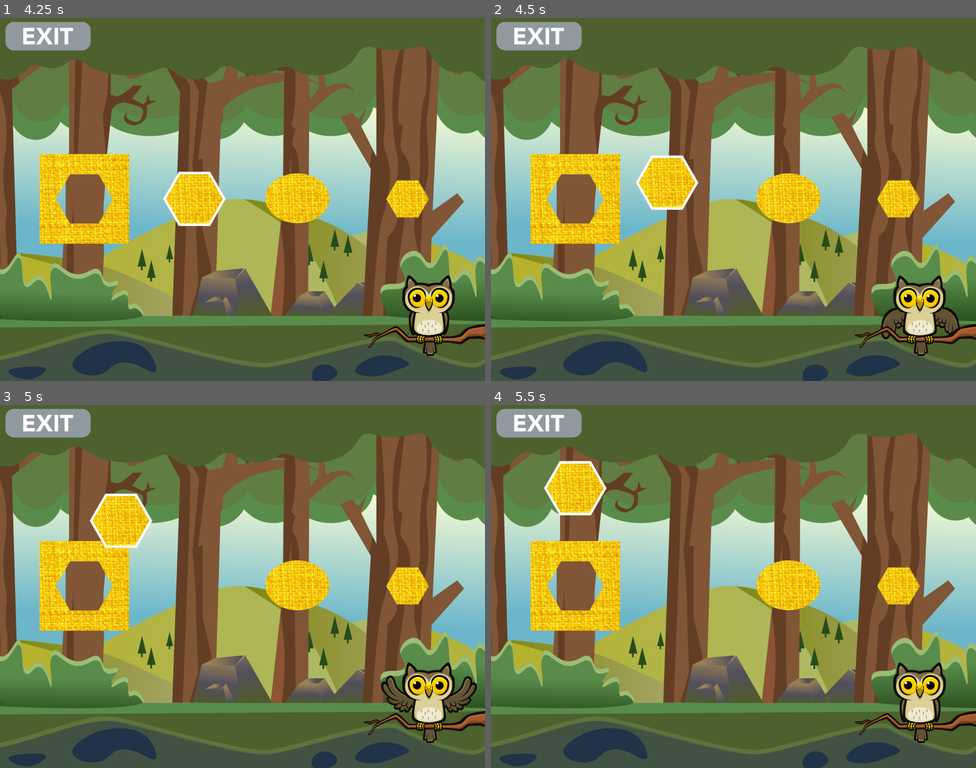
Above: before the commit, frames 1-4 (two rows, left to right).
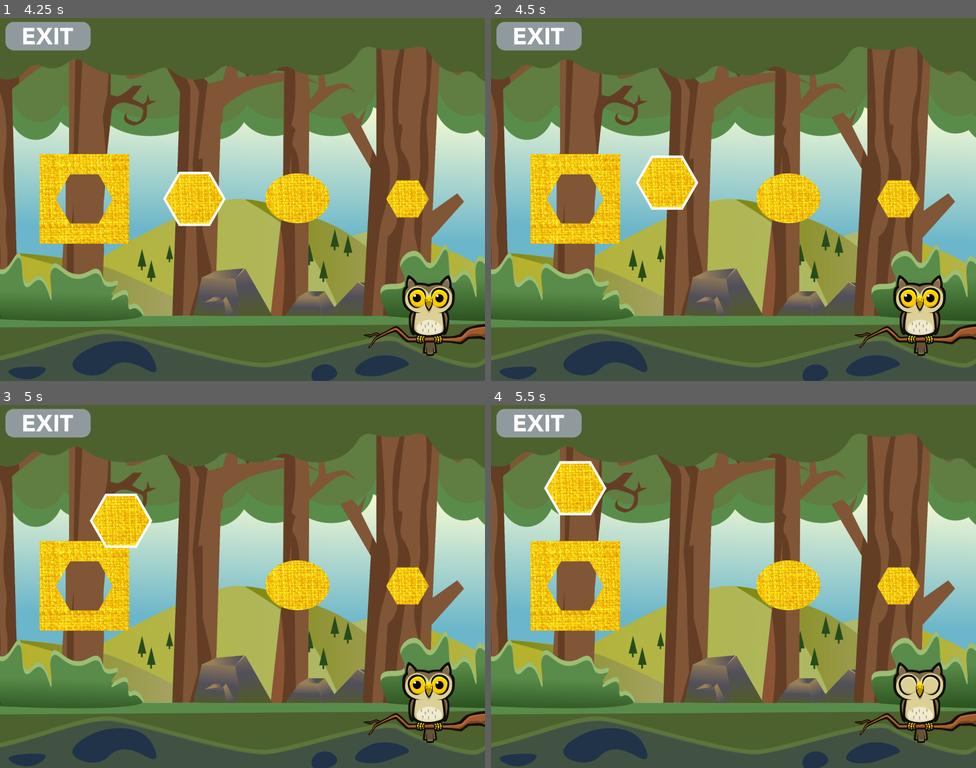
Above: after the commit, the same moments.

Repository: efor0004/spatial-fyp
Game: Godot game, scene res://Main Menu.tscn
Same seed, same stepped clock (60 frames per second), same inputs: the game is played once before the commit and once after it.
Inputs (mouse positions are in pixels of both pictures, inside the frame that each line leads up to):
- Up to frame 1 (4.25 s): click (242, 199) at 0.5 s; drag from (97, 123) to (242, 123) at 1.27 s; click "Begin as character 1" at 2 s; click (130, 199) at 2.75 s; click (451, 351) at 3.5 s
- Up to frame 2 (4.5 s): tap Enter at 4.25 s; drag from (685, 199) to (898, 199) at 4.27 s
- Up to frame 3 (5 s): no input
- Up to frame 4 (5.5 s): move the mouse to (786, 586) at 5.02 s; click (786, 586) at 5.17 s

Frame 1 is identical in both runs. In frame 2, 0.7% of the frame differs, in the area x 80-97%, y 70-89%; in frame 3, 1.0%, in the area x 78-99%, y 70-88%; in frame 4, 0.4%.

Commit message:
QUILT: Add audio feedback for incorrect answers

Diff:
--- /dev/null
+++ b/quilt/app/BackgroundMusic.tscn
@@ -0,0 +1,11 @@
+[gd_scene load_steps=3 format=2]
+
+[ext_resource path="res://assets/audio/background.wav" type="AudioStream" id=1]
+[ext_resource path="res://scripts/BackgroundMusic.gd" type="Script" id=2]
+
+[node name="BackgroundMusic" type="AudioStreamPlayer"]
+stream = ExtResource( 1 )
+volume_db = -20.0
+autoplay = true
+script = ExtResource( 2 )
+[connection signal="finished" from="." to="." method="_on_BackgroundMusic_finished"]
--- a/quilt/app/Game.tscn
+++ b/quilt/app/Game.tscn
@@ -141,7 +141,6 @@
 [ext_resource path="res://scripts/Background.gd" type="Script" id=139]
 [ext_resource path="res://assets/sprites/characters/5/extended_branch.png" type="Texture" id=140]
 [ext_resource path="res://scripts/game/AudioFeedbackPlayer.gd" type="Script" id=141]
-[ext_resource path="res://assets/audio/background.wav" type="AudioStream" id=142]
 
 [sub_resource type="CanvasItemMaterial" id=1]
 light_mode = 2
@@ -224,6 +223,20 @@
 "method": "play_audio_feedback"
 } ]
 }
+tracks/6/type = "method"
+tracks/6/path = NodePath("../Character")
+tracks/6/interp = 1
+tracks/6/loop_wrap = true
+tracks/6/imported = false
+tracks/6/enabled = true
+tracks/6/keys = {
+"times": PoolRealArray( 5.5 ),
+"transitions": PoolRealArray( 1 ),
+"values": [ {
+"args": [  ],
+"method": "on_correct_option"
+} ]
+}
 
 [sub_resource type="Animation" id=3]
 resource_name = "Incorrect"
@@ -287,6 +300,34 @@
 "transitions": PoolRealArray( 1, 1, 1, 1, 1 ),
 "update": 1,
 "values": [ false, true, true, false, false ]
+}
+tracks/5/type = "method"
+tracks/5/path = NodePath("AudioFeedbackPlayer")
+tracks/5/interp = 1
+tracks/5/loop_wrap = true
+tracks/5/imported = false
+tracks/5/enabled = true
+tracks/5/keys = {
+"times": PoolRealArray( 4.5 ),
+"transitions": PoolRealArray( 1 ),
+"values": [ {
+"args": [ 1 ],
+"method": "play_audio_feedback"
+} ]
+}
+tracks/6/type = "method"
+tracks/6/path = NodePath("../Character")
+tracks/6/interp = 1
+tracks/6/loop_wrap = true
+tracks/6/imported = false
+tracks/6/enabled = true
+tracks/6/keys = {
+"times": PoolRealArray( 4.5 ),
+"transitions": PoolRealArray( 1 ),
+"values": [ {
+"args": [  ],
+"method": "on_incorrect_option"
+} ]
 }
 
 [sub_resource type="CanvasItemMaterial" id=4]
@@ -378,6 +419,20 @@
 "method": "play_audio_feedback"
 } ]
 }
+tracks/6/type = "method"
+tracks/6/path = NodePath("../Character")
+tracks/6/interp = 1
+tracks/6/loop_wrap = true
+tracks/6/imported = false
+tracks/6/enabled = true
+tracks/6/keys = {
+"times": PoolRealArray( 6.5 ),
+"transitions": PoolRealArray( 1 ),
+"values": [ {
+"args": [  ],
+"method": "on_correct_option"
+} ]
+}
 
 [sub_resource type="Animation" id=9]
 length = 10.0
@@ -441,6 +496,34 @@
 "transitions": PoolRealArray( 1, 1, 1, 1 ),
 "update": 1,
 "values": [ true, true, false, false ]
+}
+tracks/5/type = "method"
+tracks/5/path = NodePath("AudioFeedbackPlayer")
+tracks/5/interp = 1
+tracks/5/loop_wrap = true
+tracks/5/imported = false
+tracks/5/enabled = true
+tracks/5/keys = {
+"times": PoolRealArray( 5.5 ),
+"transitions": PoolRealArray( 1 ),
+"values": [ {
+"args": [ 2 ],
+"method": "play_audio_feedback"
+} ]
+}
+tracks/6/type = "method"
+tracks/6/path = NodePath("../Character")
+tracks/6/interp = 1
+tracks/6/loop_wrap = true
+tracks/6/imported = false
+tracks/6/enabled = true
+tracks/6/keys = {
+"times": PoolRealArray( 5.5 ),
+"transitions": PoolRealArray( 1 ),
+"values": [ {
+"args": [  ],
+"method": "on_incorrect_option"
+} ]
 }
 
 [sub_resource type="CanvasItemMaterial" id=10]
@@ -529,6 +612,20 @@
 "method": "play_audio_feedback"
 } ]
 }
+tracks/6/type = "method"
+tracks/6/path = NodePath("../Character")
+tracks/6/interp = 1
+tracks/6/loop_wrap = true
+tracks/6/imported = false
+tracks/6/enabled = true
+tracks/6/keys = {
+"times": PoolRealArray( 7.5 ),
+"transitions": PoolRealArray( 1 ),
+"values": [ {
+"args": [  ],
+"method": "on_correct_option"
+} ]
+}
 
 [sub_resource type="Animation" id=14]
 length = 11.0
@@ -592,6 +689,34 @@
 "transitions": PoolRealArray( 1, 1, 1, 1 ),
 "update": 1,
 "values": [ true, true, false, false ]
+}
+tracks/5/type = "method"
+tracks/5/path = NodePath("AudioFeedbackPlayer")
+tracks/5/interp = 1
+tracks/5/loop_wrap = true
+tracks/5/imported = false
+tracks/5/enabled = true
+tracks/5/keys = {
+"times": PoolRealArray( 6.5 ),
+"transitions": PoolRealArray( 1 ),
+"values": [ {
+"args": [ 3 ],
+"method": "play_audio_feedback"
+} ]
+}
+tracks/6/type = "method"
+tracks/6/path = NodePath("../Character")
+tracks/6/interp = 1
+tracks/6/loop_wrap = true
+tracks/6/imported = false
+tracks/6/enabled = true
+tracks/6/keys = {
+"times": PoolRealArray( 6.5 ),
+"transitions": PoolRealArray( 1 ),
+"values": [ {
+"args": [  ],
+"method": "on_incorrect_option"
+} ]
 }
 
 [sub_resource type="AtlasTexture" id=15]
@@ -1742,6 +1867,7 @@
 region_rect = Rect2( 1152, 0, 384, 384 )
 
 [node name="AudioFeedbackPlayer" type="AudioStreamPlayer" parent="Question"]
+volume_db = 5.0
 script = ExtResource( 141 )
 
 [node name="Progress Quilt" type="Sprite" parent="."]
@@ -1770,11 +1896,6 @@
 
 [node name="ForestBackground" type="Sprite" parent="."]
 script = ExtResource( 139 )
-
-[node name="BackgroundMusicPlayer" type="AudioStreamPlayer" parent="."]
-stream = ExtResource( 142 )
-volume_db = -10.0
-autoplay = true
 [connection signal="ready_for_options" from="Question" to="Question/AnimationPlayer3/Layer/Option" method="_on_Question_ready_for_options"]
 [connection signal="ready_for_options" from="Question" to="Question/AnimationPlayer2/Layer/Option" method="_on_Question_ready_for_options"]
 [connection signal="ready_for_options" from="Question" to="Question/AnimationPlayer1/Layer/Option" method="_on_Question_ready_for_options"]
--- a/quilt/app/project.godot
+++ b/quilt/app/project.godot
@@ -68,13 +68,14 @@
 
 [application]
 
-config/name="quilt-app"
+config/name="Quilt App"
 run/main_scene="res://Main Menu.tscn"
 config/icon="res://icon.png"
 
 [autoload]
 
 global="*res://scripts/utilities/global.gd"
+BackgroundMusic="*res://BackgroundMusic.tscn"
 
 [display]
 
--- /dev/null
+++ b/quilt/app/scripts/BackgroundMusic.gd
@@ -0,0 +1,6 @@
+extends AudioStreamPlayer
+
+
+
+func _on_BackgroundMusic_finished():
+	play()
--- a/quilt/app/scripts/game/AudioFeedbackPlayer.gd
+++ b/quilt/app/scripts/game/AudioFeedbackPlayer.gd
@@ -11,16 +11,21 @@
 	"res://assets/audio/game/incorrect_3.wav"
 ]
 
+const Constants = preload("../utilities/constants.gd")
+onready var constants = Constants.new()
+
 onready var question = get_parent()
 
 func play_audio_feedback(index):
 	var is_correct = is_correct_answer(index)
 
+	print(is_correct)
+
 	if (is_correct):
 		stream = load(correct_clip)
 	else:
-		var option_index = get_option_index(index)
-		stream = load(incorrect_clips[option_index])
+		var incorrect_reason = get_incorrect_reason(index)
+		stream = load(incorrect_clips[incorrect_reason])
 
 	play()
 
@@ -41,3 +46,15 @@
 		return 3
 	else:
 		return 0
+
+func get_incorrect_reason(animation_player_index):
+	var current_level_index = global.current_level - 1
+	var current_question_index = global.current_shuffled_question - 1
+	var current_level_difficulty = global.current_level_difficulty
+
+	var level_incorrect_reasons = constants.level_incorrect_reasons[current_level_index][current_level_difficulty]
+	var option_index = get_option_index(animation_player_index)
+
+	var incorrect_reason = level_incorrect_reasons[current_question_index][option_index - 2]
+
+	return incorrect_reason
--- a/quilt/app/scripts/game/Option.gd
+++ b/quilt/app/scripts/game/Option.gd
@@ -7,7 +7,6 @@
 onready var animation_player = get_parent().get_parent()
 onready var question = animation_player.get_parent()
 onready var scene = get_tree().current_scene
-onready var character = scene.get_node("Character")
 onready var all_animation_players = get_all_animation_players()
 
 const Constants = preload("../utilities/constants.gd")
@@ -22,14 +21,12 @@
 		if (option_rotation != 0):
 			add_option_rotation_animation()
 
-		character.on_correct_option()
 		animation_player.play("Correct")
 		yield(animation_player, "animation_finished")
 		question.next_question()
 		yield(question, "piece_added")
 		reset_animations()
 	else:
-		character.on_incorrect_option()
 		animation_player.play("Incorrect")
 		yield(animation_player, "animation_finished")
 
--- a/quilt/app/scripts/utilities/constants.gd
+++ b/quilt/app/scripts/utilities/constants.gd
@@ -1,6 +1,549 @@
 extends Node
 
-var level_1_incorrect_reasons = 0
+var level_1_incorrect_reasons = [
+	[2, 0],
+	[2, 0],
+	[2, 0],
+	[2, 2],
+	[2, 2],
+	[2, 2],
+	[2, 2],
+	[2, 2],
+	[0, 2],
+	[2, 2],
+	# 10 ^
+	[2, 2],
+	[2, 2],
+	[0, 2],
+	[2, 2],
+	[2, 2],
+	[2, 2],
+	[2, 2],
+	[1, 2],
+	[2, 2],
+	[1, 2],
+	# 20 ^
+	[2, 2],
+	[2, 2],
+	[1, 2],
+	[2, 2],
+	[1, 2],
+	[1, 2],
+	[1, 2],
+	[3, 2],
+	[2, 2],
+	[1, 2],
+	# 30 ^
+]
+
+var level_1_hard_incorrect_reasons = [
+	[2, 2],
+	[2, 2],
+	[0, 2],
+	[2, 2],
+	[1, 2],
+	[1, 2],
+	[2, 2],
+	[0, 2],
+	[2, 2],
+	[2, 2],
+	# 10 ^
+	[1, 2],
+	[2, 2],
+	[1, 2]
+]
+
+var level_2_incorrect_reasons = [
+	[1, 2],
+	[2, 2],
+	[0, 2],
+	[0, 2],
+	[0, 2],
+	[2, 2],
+	[0, 2],
+	[2, 2],
+	[2, 2],
+	[2, 2],
+	# 10 ^
+	[2, 2],
+	[2, 2],
+	[0, 2],
+	[0, 2],
+	[2, 2],
+	[1, 2],
+	[2, 2],
+	[2, 2],
+	[2, 2],
+	[0, 2],
+	# 20 ^
+	[2, 1],
+	[2, 2],
+	[0, 2],
+	[2, 2],
+	[2, 2],
+	[2, 2],
+	[2, 2],
+	[0, 2],
+	[1, 2],
+	[2, 2],
+	# 30 ^
+	[1, 2],
+	[2, 2],
+	[1, 2],
+	[2, 2],
+	[2, 2],
+	[2, 0],
+	[1, 2],
+	[1, 2],
+	[2, 2],
+	[2, 2],
+	# 40 ^
+	[2, 2],
+	[0, 2]
+]
+
+var level_2_hard_incorrect_reasons = [
+	[2, 2],
+	[2, 2],
+	[2, 2],
+	[0, 2],
+	[1, 2],
+	[2, 2],
+	[1, 2],
+	[2, 2],
+	[2, 2],
+	[2, 2],
+	# 10 ^
+	[2, 2],
+	[2, 2],
+	[1, 2],
+	[0, 2],
+	[2, 2],
+	[0, 2],
+	[2, 2],
+	[2, 2],
+	[1, 2],
+	[0, 2],
+	# 20 ^
+	[2, 2],
+	[1, 2],
+	[2, 2],
+	[0, 2],
+	[2, 2],
+	[2, 2],
+	[0, 2],
+	[0, 2],
+	[0, 2],
+	[2, 2]
+	# 30 ^
+]
+
+var level_3_incorrect_reasons = [
+	[1, 2],
+	[2, 2],
+	[2, 2],
+	[2, 2],
+	[2, 2],
+	[2, 2],
+	[2, 2],
+	[0, 2],
+	[2, 2],
+	[0, 2],
+	# 10 ^
+	[1, 2],
+	[1, 2],
+	[2, 2],
+	[2, 2],
+	[2, 2],
+	[2, 2],
+	[2, 2],
+	[0, 2],
+	[2, 2],
+	[1, 2],
+	# 20 ^
+	[2, 2],
+	[1, 2],
+	[2, 2],
+	[1, 2],
+	[1, 2],
+	[2, 2],
+	[2, 1],
+	[2, 2],
+	[2, 0],
+	[0, 2],
+	# 30 ^
+	[2, 2],
+	[2, 2],
+	[2, 2],
+	[2, 2],
+	[2, 2],
+	[2, 0],
+	[2, 2],
+	[2, 2],
+	[2, 2],
+	[1, 2],
+	# 40 ^
+]
+
+var level_4_incorrect_reasons = [
+	[3, 2],
+	[2, 3],
+	[0, 2],
+	[0, 1],
+	[1, 2],
+	[2, 2],
+	[2, 2],
+	[3, 2],
+	[3, 1],
+	[3, 1],
+	# 10 ^
+	[2, 3],
+	[2, 3],
+	[3, 2],
+	[2, 3],
+	[2, 2],
+	[3, 2],
+	[2, 2],
+	[2, 2],
+	[2, 2],
+	[2, 2],
+	# 20 ^
+	[2, 2],
+	[2, 2],
+	[2, 2],
+	[0, 1],
+	[2, 2],
+	[2, 2],
+	[1, 2],
+	[2, 2],
+	[2, 2],
+	[2, 3],
+	# 30 ^
+	[2, 2],
+	[1, 2],
+	[3, 3],
+	[2, 2],
+	[2, 2],
+	[2, 2],
+	[3, 2],
+	[2, 2]
+]
+
+var level_5_incorrect_reasons = [
+	[2, 2],
+	[2, 2],
+	[2, 2],
+	[2, 2],
+	[2, 2],
+	[2, 2],
+	[2, 2],
+	[2, 2],
+	[2, 2],
+	[2, 2],
+	# 10 ^
+	[2, 2],
+	[2, 2],
+	[2, 2],
+	[2, 2],
+	[2, 2],
+	[2, 2],
+	[2, 2],
+	[2, 2],
+	[0, 2],
+	[0, 1],
+	# 20 ^
+	[2, 2],
+	[2, 2],
+	[2, 2],
+	[1, 2],
+	[2, 2],
+	[0, 2],
+	[0, 2],
+	[2, 2],
+	[2, 2],
+	[2, 0],
+	# 30 ^
+	[2, 2],
+	[2, 2],
+	[1, 2],
+	[0, 2],
+	[2, 2],
+	[2, 2],
+	[2, 2],
+	[2, 2],
+	[2, 2],
+	[0, 2],
+	# 40 ^
+	[0, 2],
+	[2, 2],
+	[2, 2],
+	[0, 2],
+	[0, 2],
+	[2, 2]
+]
+
+var level_6_incorrect_reasons = [
+	[2, 2],
+	[2, 2],
+	[2, 2],
+	[2, 1],
+	[2, 2],
+	[2, 2],
+	[2, 2],
+	[2, 1],
+	[1, 2],
+	[2, 2],
+	# 10 ^
+	[1, 2],
+	[2, 2],
+	[2, 2],
+	[1, 2],
+	[2, 0],
+	[0, 0],
+	[2, 2],
+	[2, 3],
+	[3, 2],
+	[3, 2],
+	# 20 ^
+	[3, 2],
+	[0, 1],
+	[3, 2],
+	[1, 2],
+	[2, 2],
+	[0, 2],
+	[1, 2],
+	[3, 0],
+	[2, 2],
+	[3, 0],
+	# 30 ^
+	[3, 2],
+	[2, 2],
+	[2, 2],
+	[3, 0],
+	[0, 2],
+	[2, 1],
+	[0, 2],
+	[2, 2],
+	[0, 2],
+	[2, 2],
+	# 40 ^
+	[2, 3],
+	[2, 2],
+	[2, 3],
+	[2, 3],
+	[2, 2],
+	[2, 2],
+	[2, 2],
+	[2, 3],
+	[2, 2],
+	[3, 0],
+	# 50 ^
+	[2, 2],
+	[2, 1],
+	[2, 3],
+	[2, 2],
+	[2, 2],
+	[2, 1]
+]
+
+var level_7_incorrect_reasons = [
+	[2, 2],
+	[2, 2],
+	[2, 2],
+	[2, 2],
+	[2, 2],
+	[2, 2],
+	[2, 2],
+	[2, 2],
+	[2, 2],
+	[2, 2],
+	# 10 ^
+	[0, 2],
+	[1, 2],
+	[2, 2],
+	[2, 2],
+	[2, 2],
+	[0, 2],
+	[2, 2],
+	[2, 2],
+	[2, 2],
+	[2, 2],
+	# 20 ^
+	[2, 2],
+	[2, 1],
+	[2, 2],
+	[2, 0],
+	[2, 2],
+	[1, 2],
+	[0, 2],
+	[2, 2],
+	[2, 0],
+	[0, 2],
+	# 30 ^
+	[0, 2]
+]
+
+var level_8_incorrect_reasons = [
+	[1, 2],
+	[2, 2],
+	[2, 2],
+	[2, 1],
+	[2, 2],
+	[0, 2],
+	[0, 2],
+	[1, 2],
+	[0, 2],
+	[1, 2],
+	# 10 ^
+	[0, 2],
+	[1, 2],
+	[2, 2],
+	[1, 2],
+	[2, 2],
+	[2, 2],
+	[2, 2],
+	[2, 2],
+	[2, 2],
+	[2, 2],
+	# 20 ^
+	[3, 2],
+	[3, 2],
+	[2, 2],
+	[2, 2],
+	[0, 2],
+	[2, 2],
+	[2, 2],
+	[2, 2],
+	[3, 2],
+	[2, 2],
+	# 30 ^
+	[3, 2],
+	[2, 1],
+	[3, 2],
+	[3, 2],
+	[2, 2],
+	[2, 2],
+	[2, 2],
+	[2, 0],
+	[2, 2],
+	[2, 2],
+	# 40 ^
+	[2, 2],
+	[2, 2],
+	[2, 2]
+]
+
+var level_9_incorrect_reasons = [
+	[2, 2],
+	[2, 2],
+	[2, 2],
+	[1, 2],
+	[2, 2],
+	[1, 2],
+	[2, 2],
+	[2, 2],
+	[2, 1],
+	[2, 2],
+	# 10 ^
+	[2, 2],
+	[2, 2],
+	[2, 2],
+	[2, 2],
+	[2, 2],
+	[2, 2],
+	[2, 2],
+	[2, 2],
+	[2, 2],
+	[1, 2]
+	# 20 ^
+]
+
+var level_9_hard_incorrect_reasons = [
+	[2, 2],
+	[2, 2],
+	[2, 2],
+	[2, 2],
+	[2, 2],
+	[2, 2],
+	[2, 2],
+	[2, 2],
+	[2, 2],
+	[2, 2],
+	# 10 ^
+	[2, 2],
+	[2, 2],
+	[2, 1],
+	[2, 2],
+	[2, 1]
+]
+
+var level_10_incorrect_reasons = [
+	[2, 2],
+	[1, 2],
+	[2, 2],
+	[2, 2],
+	[2, 2],
+	[2, 2],
+	[2, 2],
+	[2, 2],
+	[2, 2],
+	[2, 2],
+	# 10 ^
+	[2, 2],
+	[2, 2],
+	[2, 2],
+	[2, 2],
+	[2, 1],
+	[2, 2],
+	[2, 2],
+	[2, 2],
+	[2, 2],
+	[2, 1],
+	# 20 ^
+	[2, 2],
+	[2, 2],
+	[2, 2],
+	[2, 2],
+	[2, 2],
+	[2, 2],
+	[2, 2],
+	[2, 1],
+	[2, 2],
+	[2, 2],
+	# 30 ^
+	[2, 2],
+	[2, 2],
+	[2, 2],
+	[2, 2],
+	[2, 2],
+	[2, 2],
+	[2, 3],
+	[2, 2],
+	[2, 2],
+	[3, 2],
+	# 40 ^
+	[2, 2],
+	[1, 2],
+	[2, 2],
+	[2, 3],
+	[2, 2],
+	[3, 2],
+	[2, 2],
+	[2, 2]
+]
+
+export(Array) var level_incorrect_reasons = [
+	{ "normal": level_1_incorrect_reasons, "hard": level_1_hard_incorrect_reasons }, # level 1
+	{ "normal": level_2_incorrect_reasons, "hard": level_2_hard_incorrect_reasons }, # level 2
+	{ "normal": level_3_incorrect_reasons }, # level 3
+	{ "normal": level_4_incorrect_reasons }, # level 4
+	{ "normal": level_5_incorrect_reasons }, # level 5
+	{ "normal": level_6_incorrect_reasons }, # level 6
+	{ "normal": level_7_incorrect_reasons }, # level 7
+	{ "normal": level_8_incorrect_reasons }, # level 8
+	{ "normal": level_9_incorrect_reasons, "hard": level_9_hard_incorrect_reasons }, # level 9
+	{ "normal": level_10_incorrect_reasons } # level 10
+]
 
 export var FLIP_NONE = "flip-none"
 
Not shown: 1 places in quilt/app/Game.tscn that only renumber resources
Binary file changed: quilt/app/icon.png
Not shown, changed: quilt/quilt-app.apk
